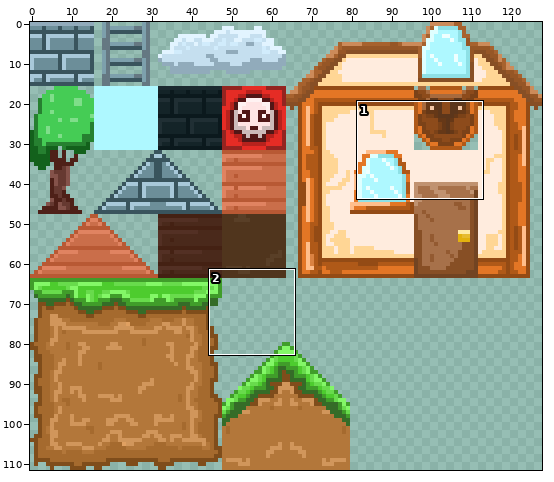
Sprite sheet -- base_pack/tileset.png. The picture above shows the old version from afar; the outline marks the close-up.
Close-up. Old version:
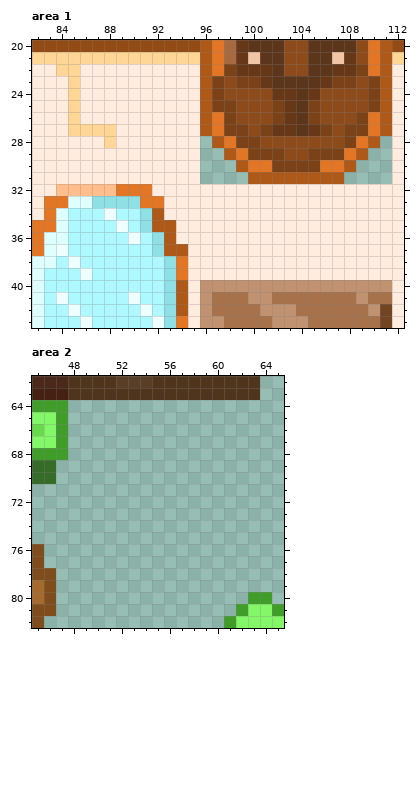
The file is 128x112 pixels. Colours within 5 levels of each other are drawn and written as one. Shown: area 1: x 82..112, y 20..43; area 2: x 45..65, y 62..82. The commit also changed other parts of the picture, which this record leaves out.
The result:
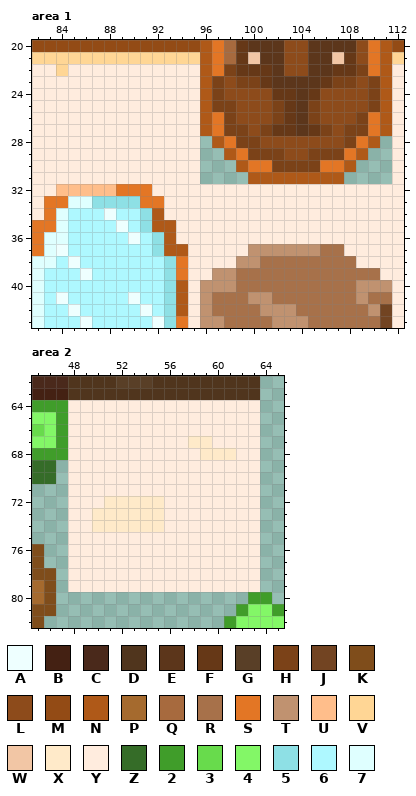
Palette (. is transparent): A #eeffff  B #442113  C #4a291b  D #50351d  E #5c361b  F #663817  G #593f27  H #7b4218  J #724422  K #7f4d1b  L #8d4b1b  M #934b15  N #af5918  P #a56a2e  Q #a76a3e  R #a7714a  S #e37625  T #c09270  U #ffbe8b  V #ffd695  W #f2c6a5  X #ffeac9  Y #ffecde  Z #356c28  2 #409d2a  3 #68db4c  4 #83f767  5 #8ee0e5  6 #aef8ff  7 #dfffff
Change:
Area 1:
The author changed colour T to colour R in row 40 at x 99 to 108.
The author changed colour Y to colour R in row 37 at x 106 to 107; in row 38 at x 101 to 108; in row 39 at x 99 to 110.
The author changed colour Y to colour T in row 37 at x 100 to 105; in row 38 at x 99 to 100; in row 39 at x 97 to 98.
The author changed colour V to colour Y in rows 22 to 26 at x 85; in row 27 at x 85 to 88; in row 28 at x 88.
Area 2:
Colour X now appears in row 67 at x 58 to 59; in row 68 at x 59 to 61; in row 72 at x 51 to 55; in rows 73 to 74 at x 50 to 55.
Colour Y now appears in rows 64 to 66 at x 48 to 63; in row 67 at x 48 to 57 and 60 to 63; in row 68 at x 48 to 58 and 62 to 63; in rows 69 to 71 at x 48 to 63; in row 72 at x 48 to 50 and 56 to 63; in rows 73 to 74 at x 48 to 49 and 56 to 63.
Colour Y now appears in rows 75 to 79 at x 48 to 63.
Boxes around the changes in both close-ups, in picture pixels (x1, y1, x2, y2):
changed: (68, 64, 116, 148)
changed: (212, 244, 380, 292)
added: (68, 400, 260, 592)
